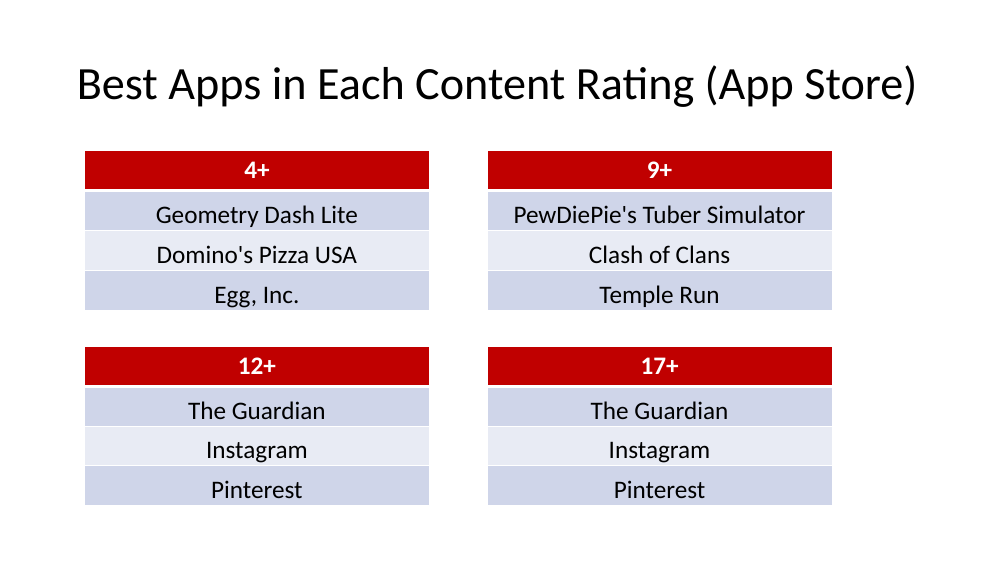
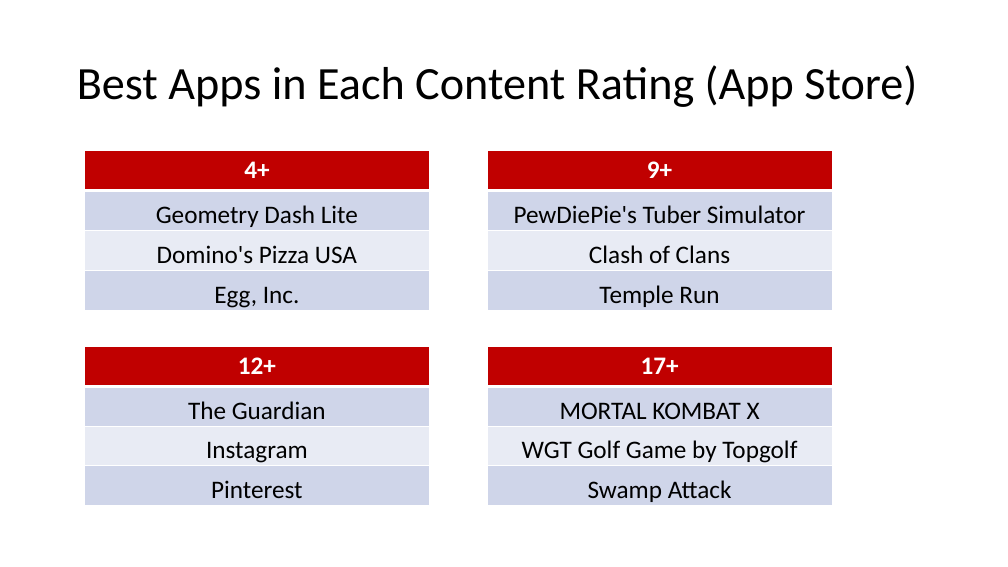
Before and after one commit to ryanhilber93/app-trader-strawberries, a slide deck: slide 2 of my_portion_of_presentation.pptx. Drawn at 1008x567 pixels with LibreOffice and Linux fonts; fonts in the diff are those of the drawing. Boxes give left, top, right and bottom in pixels: in the first picture for what was removed or moved away, otherwise in the second. Text is boxed around its words. In the diff, an @@ line names an element or a change of style, - is before the commit and + after.

```diff
--- a/my_portion_of_presentation.pptx
+++ b/my_portion_of_presentation.pptx
@@ table at <box>487,346,832,506</box> @@
-row 2, column 1: The Guardian
+row 2, column 1: MORTAL KOMBAT X
-row 3, column 1: Instagram
+row 3, column 1: WGT Golf Game by Topgolf
-row 4, column 1: Pinterest
+row 4, column 1: Swamp Attack
```
Also in this commit, not shown: 1 other file.
